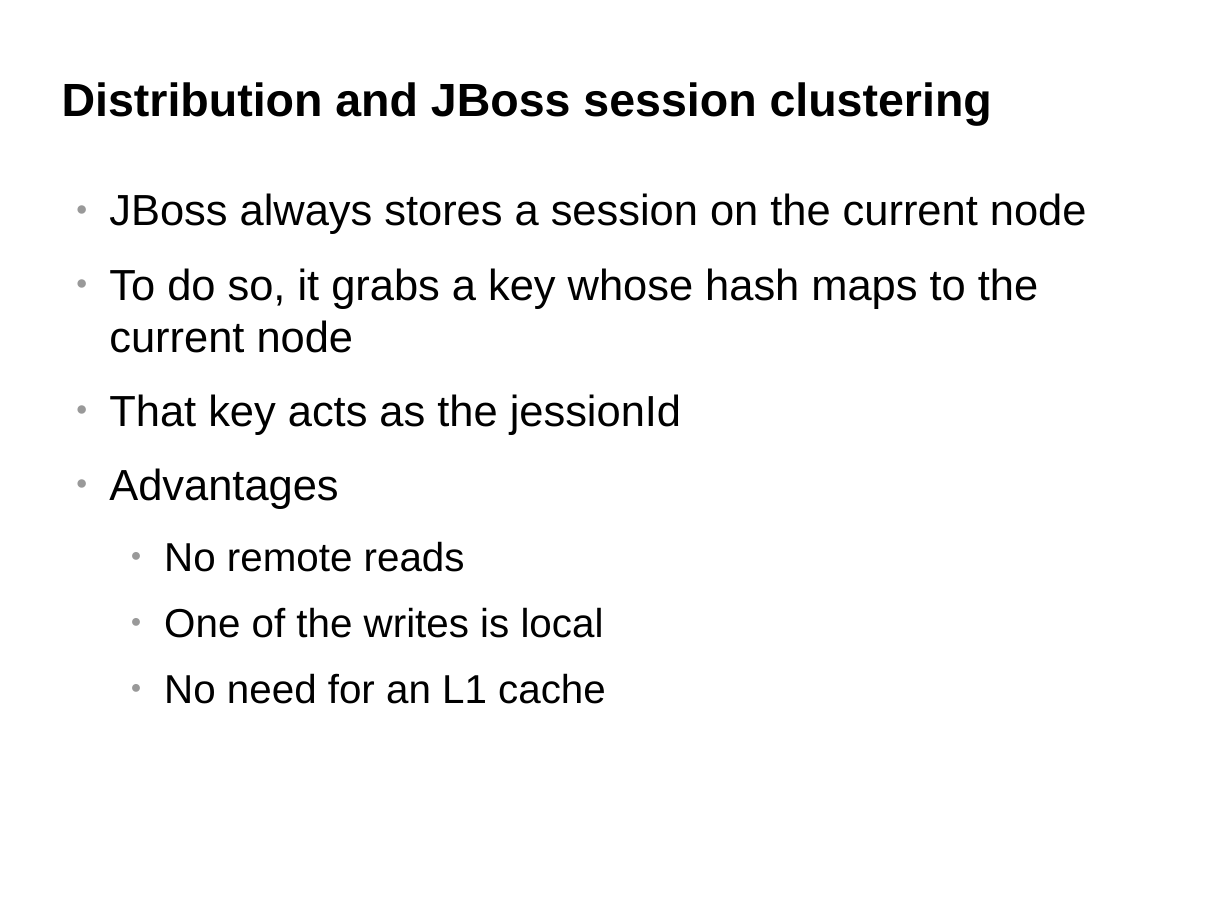
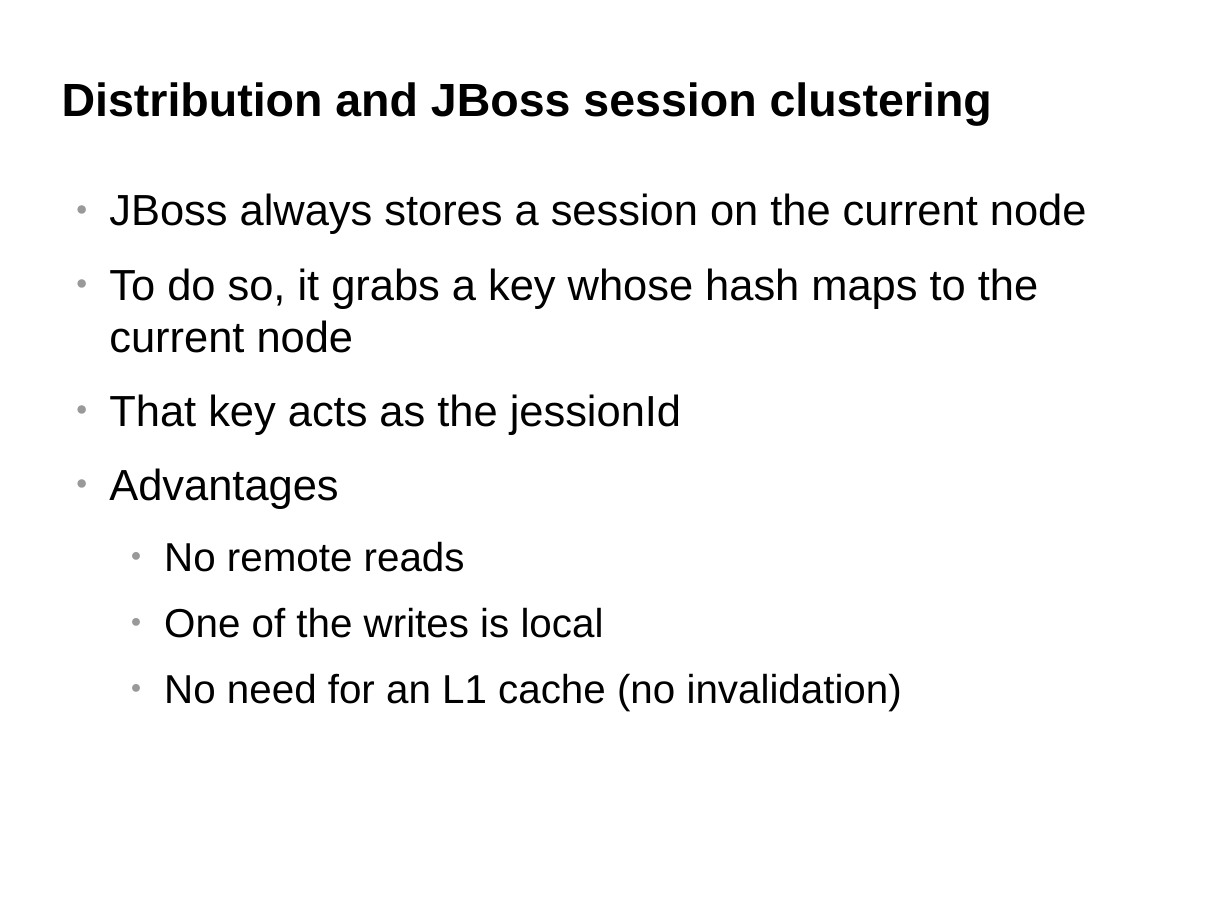
Before and after one commit to belaban/SessionPerf, a slide deck: slide 13 of docs/jbw2012.odp. Drawn at 1232x924 pixels with LibreOffice and Linux fonts; fonts in the diff are those of the drawing; background and template pictures are left out. Boxes give left, top, right and bottom in pixels: in the first picture for what was removed or moved away, otherwise in the second. Text is boxed around its words. In the diff, an @@ line names an element or a change of style, - is before the commit and + after.

```diff
--- a/docs/jbw2012.odp
+++ b/docs/jbw2012.odp
@@ text at (x1=164, y1=673, x2=902, y2=711): text changed @@
-  ● No need for an L1 cache
+  ● No need for an L1 cache (no invalidation)
```
Also in this commit, not shown: 5 other slides changed, 7 slides added, 1 slide removed, 1 other file.
